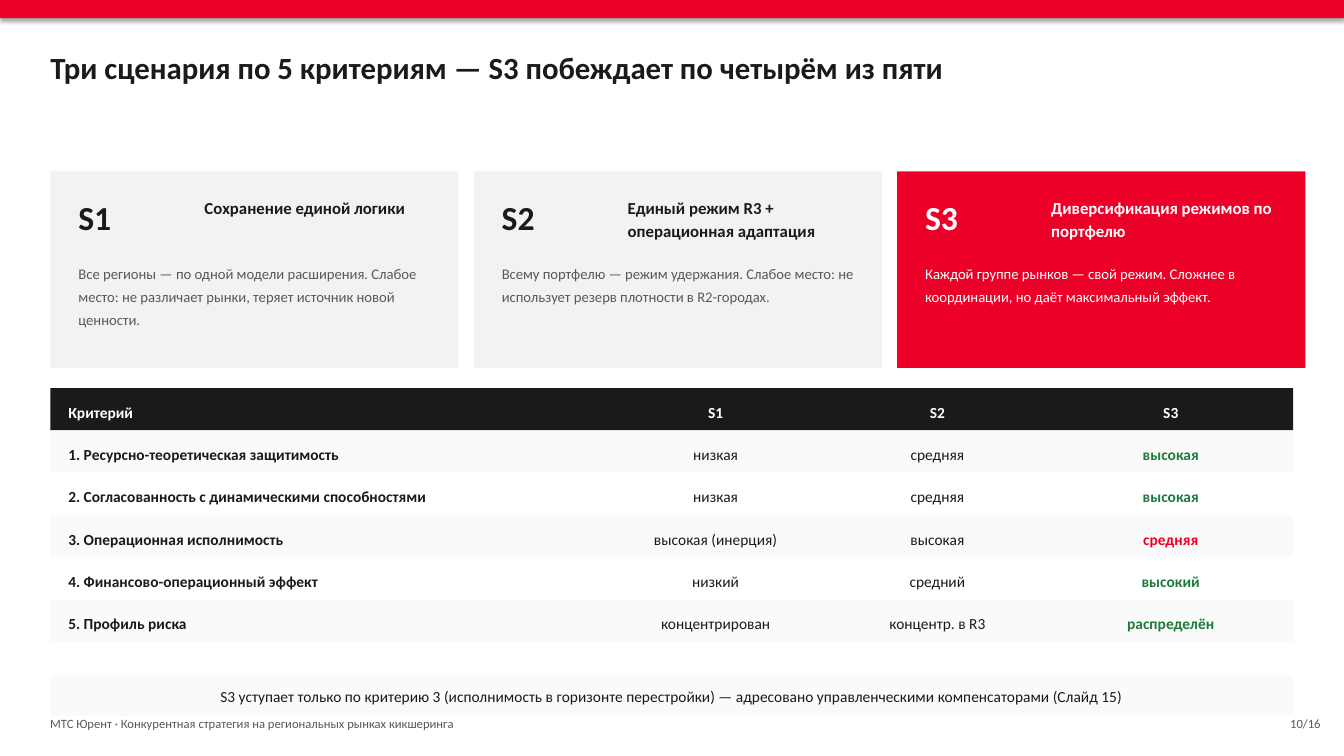
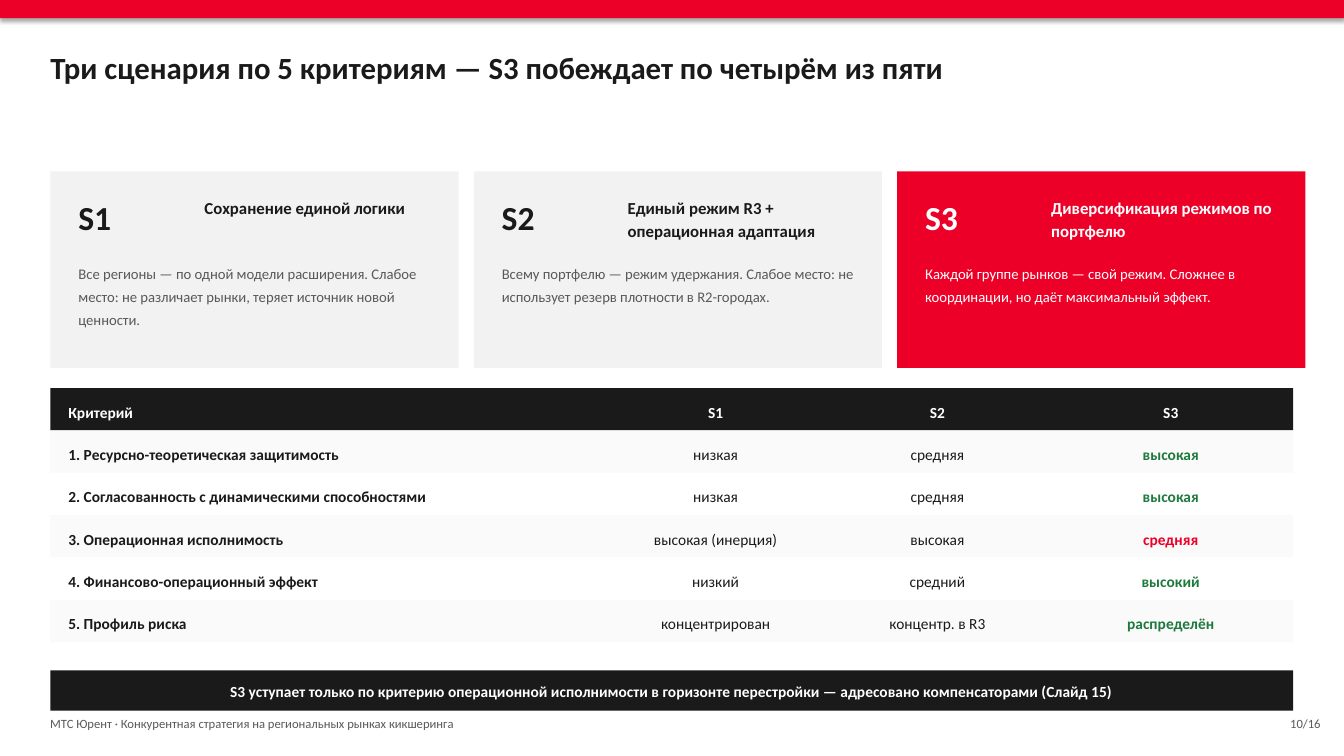
Before and after one commit to alalolop3-hue/-, a slide deck: slide 10 of vkr/VKR_presentation.pptx. Drawn at 1344x756 pixels with LibreOffice and Linux fonts; fonts in the diff are those of the drawing. Boxes give left, top, right and bottom in pixels: in the first picture for what was removed or moved away, otherwise in the second. Text is boxed around its words. In the diff, an @@ line names an element or a change of style, - is before the commit and + after.

```diff
--- a/vkr/VKR_presentation.pptx
+++ b/vkr/VKR_presentation.pptx
@@ rectangle: place and size @@
-rectangle at box(50, 676, 1294, 716)
+rectangle at box(50, 670, 1294, 711)
@@ rectangle at box(50, 670, 1294, 711): fill #FAFAFA to #1A1A1A @@
@@ text at box(230, 685, 1111, 700): text changed; text colour #1A1A1A to #FFFFFF; bold on @@
-S3 уступает только по критерию 3 (исполнимость в горизонте перестройки) — адресовано управленческими компенсаторами (Слайд 15)
+S3 уступает только по критерию операционной исполнимости в горизонте перестройки — адресовано компенсаторами (Слайд 15)
```
Also in this commit, not shown: 13 other slides changed, 4 other files.
